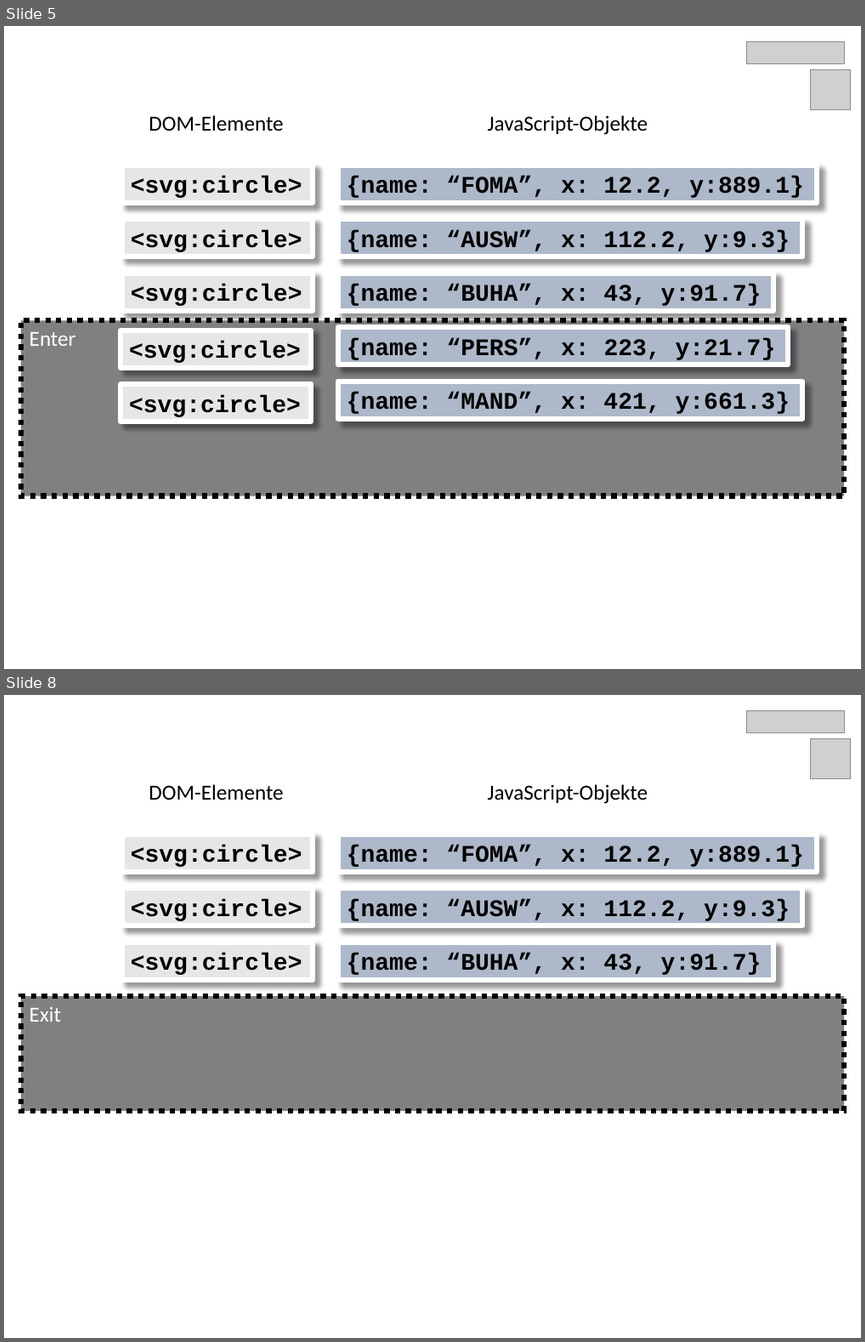
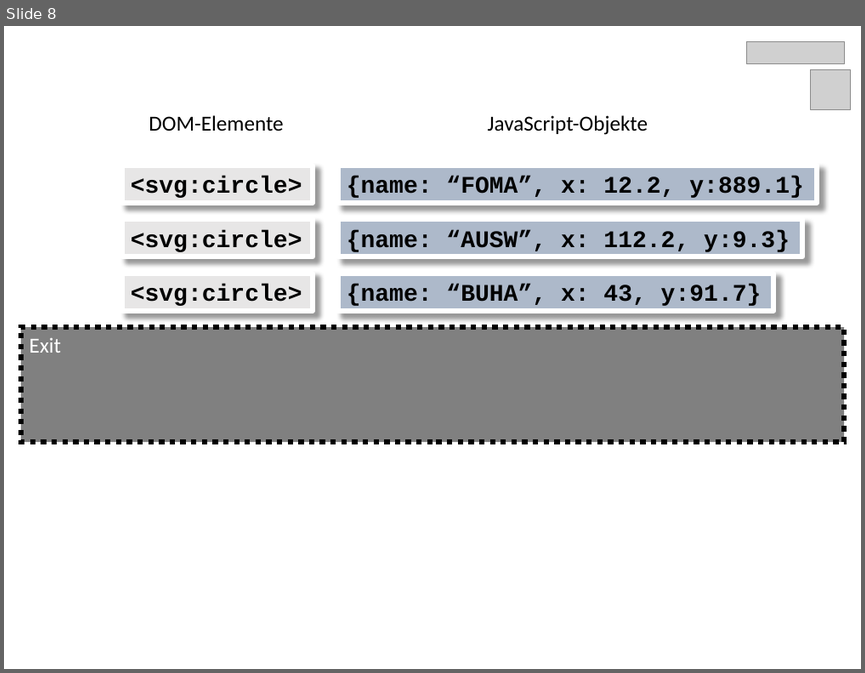
Before and after one commit to owidder/code.talks, a slide deck: folien/d3in20minuten.pptx. Shown one above the other, each under a label of ours: slides 5 and 8 before the commit, slide 8 after it; the slides between them are not shown. The pictures are 865x1342 and 865x673 pixels, drawn with LibreOffice and Linux fonts; fonts in the diff are those of the drawing; grey boxes stand for pictures. Boxes give left, top, right and bottom in pixels: in the first picture for what was removed or moved away, otherwise in the second. Text is boxed around its words. In the diff, an @@ line names an element or a change of style, - is before the commit and + after.

```diff
--- a/folien/d3in20minuten.pptx
+++ b/folien/d3in20minuten.pptx
@@ slide 5 removed at [4,26,861,669], background #FFFFFF @@
@@ picture removed at [746,41,844,63] @@
@@ picture removed at [811,69,850,109] @@
@@ text removed at [148,115,283,131] @@
-DOM-Elemente
@@ text removed at [488,115,647,135] @@
-JavaScript-Objekte
@@ rectangle removed at [122,165,313,203] @@
-<svg:circle>
@@ rectangle removed at [338,165,817,203] @@
-{name: “FOMA”, x: 12.2, y:889.1}
@@ rectangle removed at [122,219,313,256] @@
-<svg:circle>
@@ rectangle removed at [338,219,802,256] @@
-{name: “AUSW”, x: 112.2, y:9.3}
@@ rectangle removed at [122,272,313,311] @@
-<svg:circle>
@@ rectangle removed at [338,272,773,311] @@
-{name: “BUHA”, x: 43, y:91.7}
@@ rectangle removed at [21,321,845,496] @@
-Enter
@@ rectangle removed at [120,330,311,368] @@
-<svg:circle>
@@ rectangle removed at [338,327,788,364] @@
-{name: “PERS”, x: 223, y:21.7}
@@ rectangle removed at [338,380,802,419] @@
-{name: “MAND”, x: 421, y:661.3}
@@ rectangle removed at [120,384,311,422] @@
-<svg:circle>
```
Also in this commit, not shown: 3 slides changed, 4 slides added, 3 other slides removed, 4 other files.
